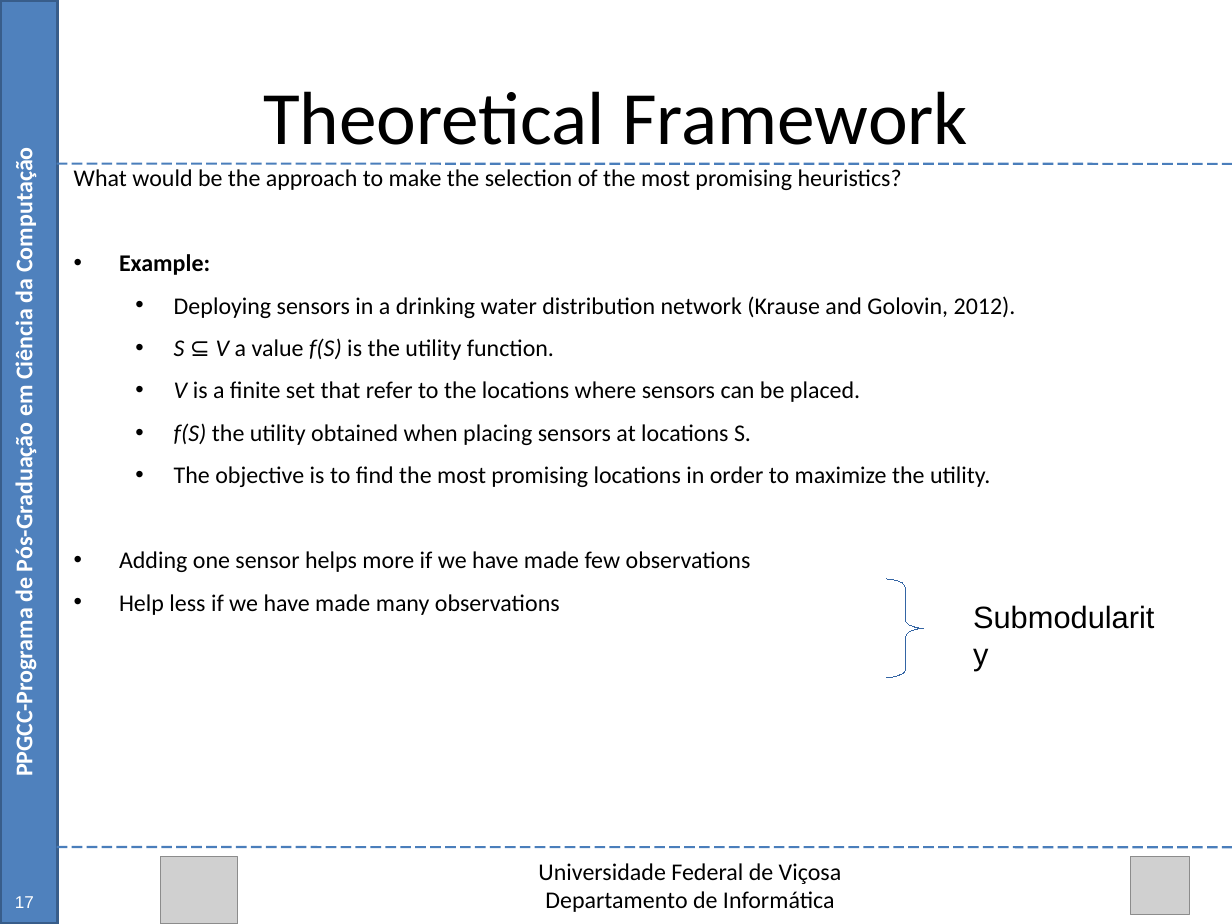
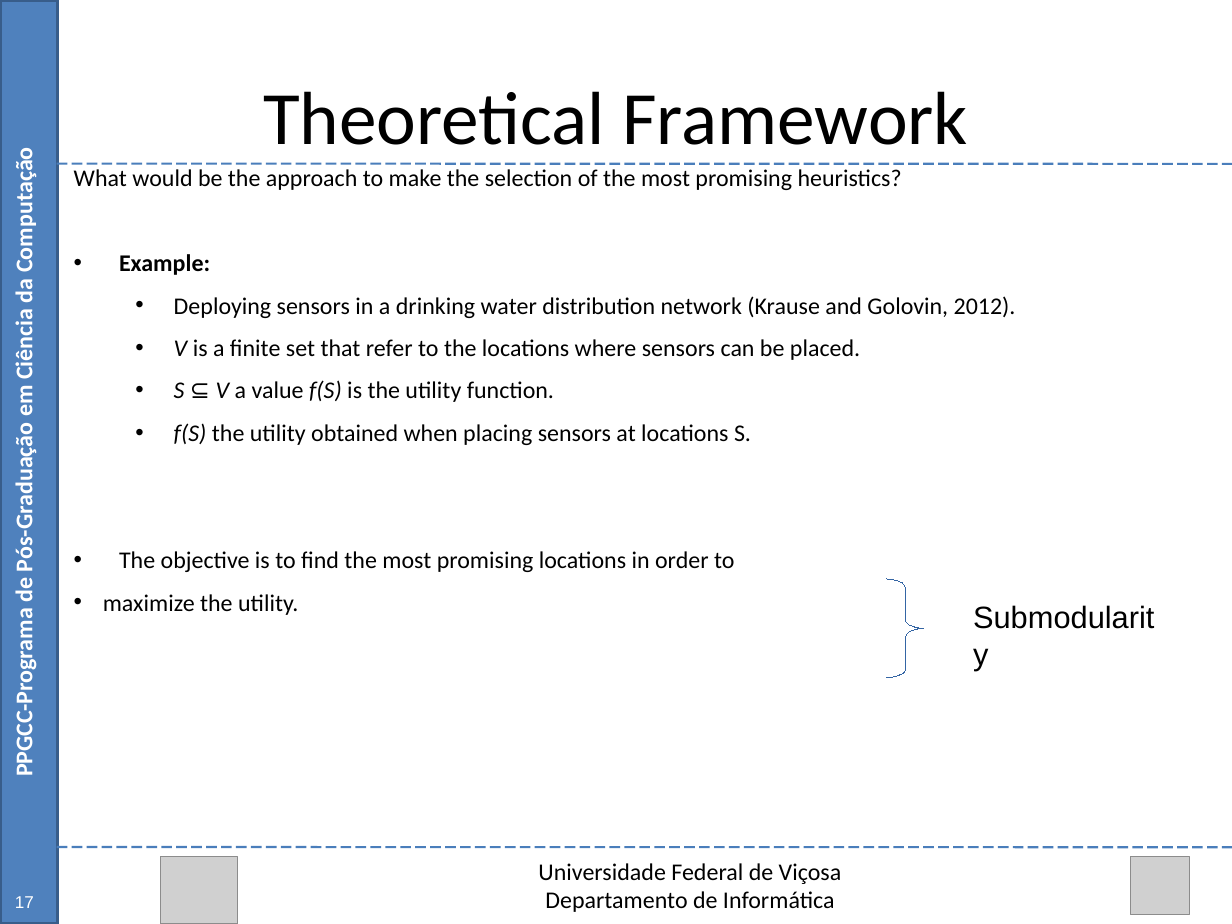
Before and after one commit to Marvinsky/research-marvin, a slide deck: slide 19 of latex/odp/selection heuristics.odp. Drawn at 1232x924 pixels with LibreOffice and Linux fonts; fonts in the diff are those of the drawing; grey boxes stand for pictures. Boxes give left, top, right and bottom in pixels: in the first picture for what was removed or moved away, otherwise in the second. Text is boxed around its words. In the diff, an @@ line names an element or a change of style, - is before the commit and + after.

```diff
--- a/latex/odp/selection heuristics.odp
+++ b/latex/odp/selection heuristics.odp
@@ text at <box>174,339,860,360</box>: paragraph added @@
+  • V is a finite set that refer to the locations where sensors can be placed.
@@ text at <box>174,381,860,402</box>: paragraph removed @@
-  • V is a finite set that refer to the locations where sensors can be placed.
@@ text at <box>103,551,734,615</box>: text changed @@
-  • The objective is to find the most promising locations in order to maximize the utility.
-• Adding one sensor helps more if we have made few observations
-• Help less if we have made many observations
+• The objective is to find the most promising locations in order to
+• maximize the utility.
```
Also in this commit, not shown: 5 other slides changed.
